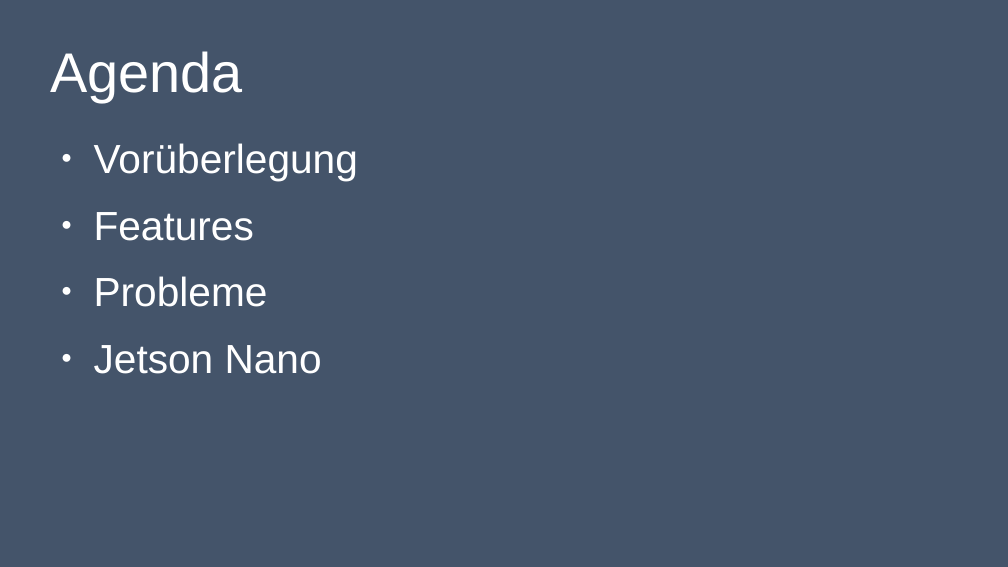
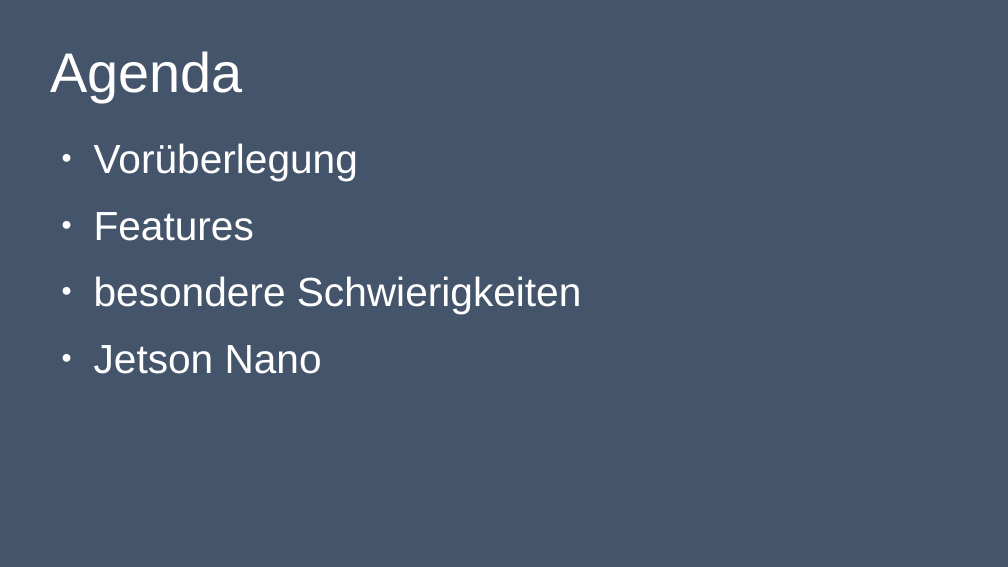
Before and after one commit to lukas-haupt/OpenCV-Whiteboard, a slide deck: slide 2 of Presentations/opencv-whiteboard-presentation_end.odp. Drawn at 1008x567 pixels with LibreOffice and Linux fonts; fonts in the diff are those of the drawing. Boxes give left, top, right and bottom in pixels: in the first picture for what was removed or moved away, otherwise in the second. Text is boxed around its words. In the diff, an @@ line names an element or a change of style, - is before the commit and + after.

```diff
--- a/Presentations/opencv-whiteboard-presentation_end.odp
+++ b/Presentations/opencv-whiteboard-presentation_end.odp
@@ text at (94, 276, 582, 314): text changed @@
-● Probleme
+● besondere Schwierigkeiten
```
Also in this commit, not shown: 3 other slides changed, 1 slide added.
